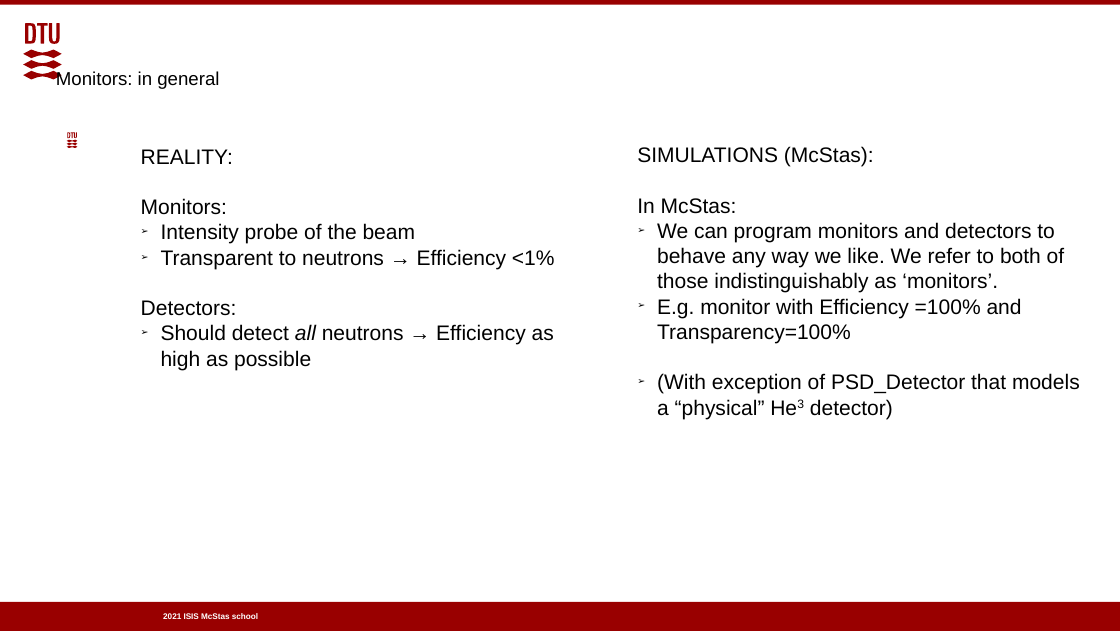
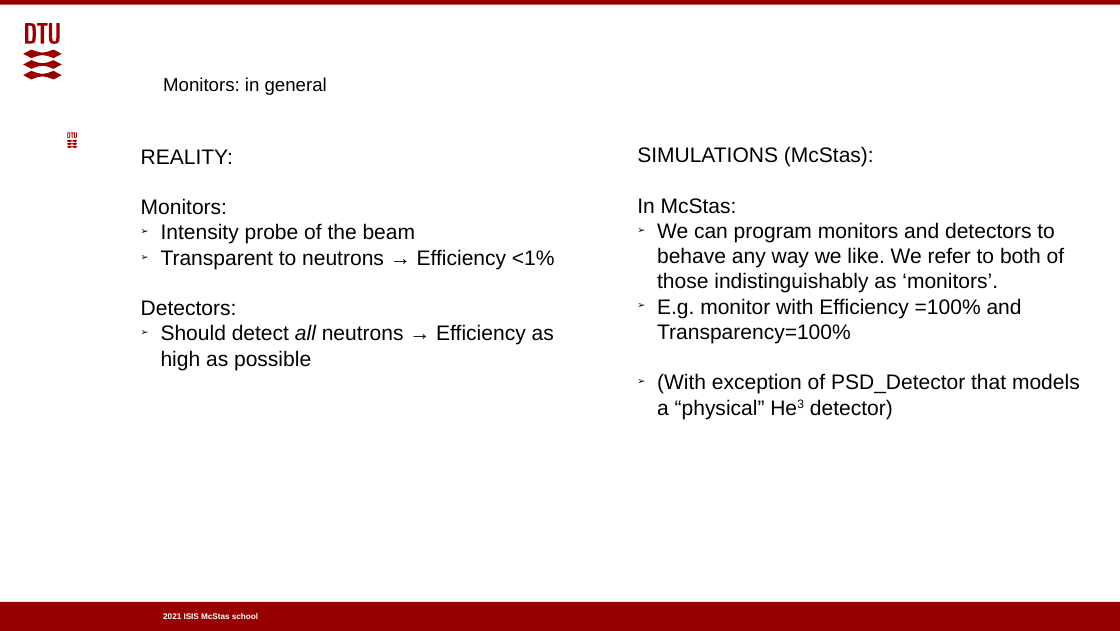
Before and after one commit to McStasMcXtrace/Schools, a slide deck: slide 8 of ISIS_April_2021/Tuesday_April_13th/2_Component_basics/2_Sources_and_Monitors.odp. Drawn at 1120x631 pixels with LibreOffice and Linux fonts; fonts in the diff are those of the drawing; background and template pictures are left out. Boxes give left, top, right and bottom in pixels: in the first picture for what was removed or moved away, otherwise in the second. Text is boxed around its words. In the diff, an @@ line names an element or a change of style, - is before the commit and + after.

```diff
--- a/ISIS_April_2021/Tuesday_April_13th/2_Component_basics/2_Sources_and_Monitors.odp
+++ b/ISIS_April_2021/Tuesday_April_13th/2_Component_basics/2_Sources_and_Monitors.odp
@@ title "Monitors: in general": place and size @@
-title "Monitors: in general" at bbox=[56, 71, 219, 89]
+title "Monitors: in general" at bbox=[163, 77, 327, 95]
```
Also in this commit, not shown: 4 other slides changed, 1 other file.
